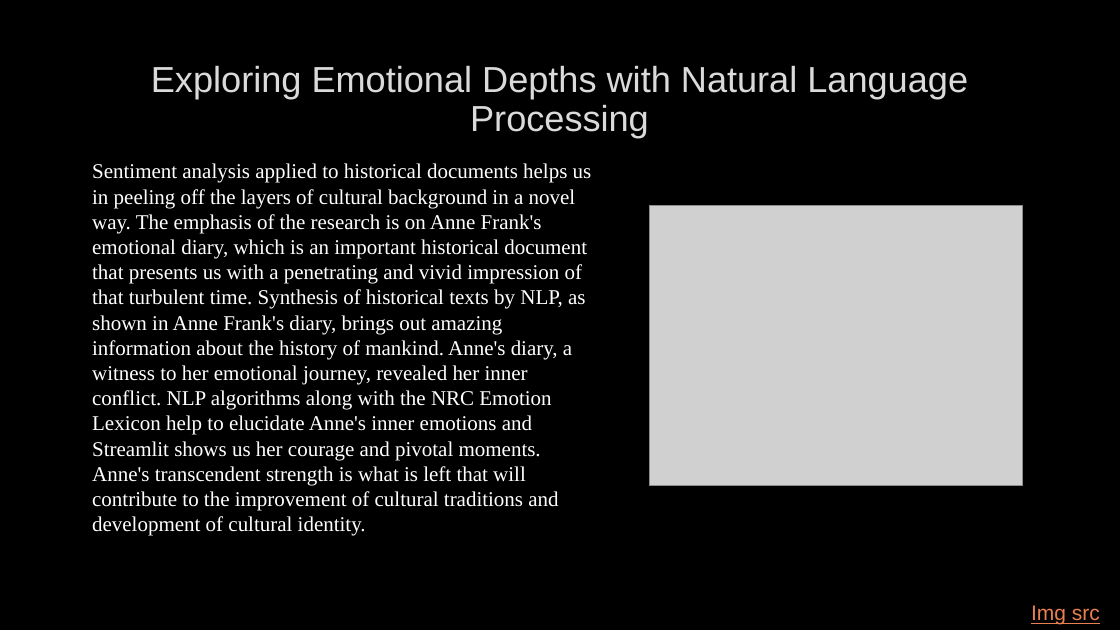
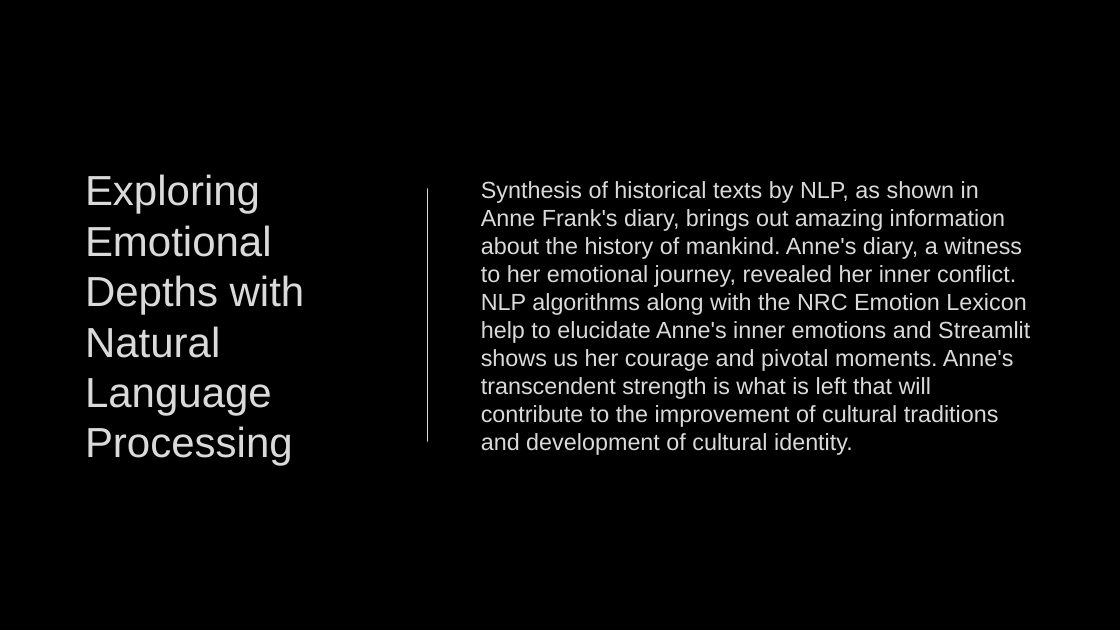
Before and after one commit to SmitaPable/SentimentalAnalysisofAnneFrank, a slide deck: slide 3 of Sentiment analysis of historical text.pptx (slide 2 before the commit). Drawn at 1120x630 pixels with LibreOffice and Linux fonts; fonts in the diff are those of the drawing; grey boxes stand for pictures; background and template pictures are left out. Boxes give left, top, right and bottom in pixels: in the first picture for what was removed or moved away, otherwise in the second. Text is boxed around its words. In the diff, an @@ line names an element or a change of style, - is before the commit and + after.

```diff
--- a/Sentiment analysis of historical text.pptx
+++ b/Sentiment analysis of historical text.pptx
@@ title "Exploring Emotional Depths with Natural ...": place and size @@
-title "Exploring Emotional Depths with Natural ..." at [151, 65, 968, 138]
+title "Exploring Emotional Depths with Natural ..." at [85, 174, 305, 466]
@@ title "Exploring Emotional Depths with Natural ..." at [85, 174, 305, 466]: size 31 to 36 pt; alignment centre to left; line spacing 0.9 to 1 @@
@@ text removed at [92, 163, 592, 536] @@
-Sentiment analysis applied to historical documents helps us in peeling off the layers of cultural background in a novel way. The emphasis of the research is on Anne Frank's emotional diary, which is an important historical document that presents us with a penetrating and vivid impression of that turbulent time. Synthesis of historical texts by NLP, as shown in Anne Frank's diary, brings out amazing information about the history of mankind. Anne's diary, a witness to her emotional journey, revealed her inner conflict. NLP algorithms along with the NRC Emotion Lexicon help to elucidate Anne's inner emotions and Streamlit shows us her courage and pivotal moments. Anne's transcendent strength is what is left that will contribute to the improvement of cultural traditions and development of cultural identity.
@@ line added from (428, 189) to (428, 441), #DADADA 1.5 pt @@
@@ text added at [481, 181, 1030, 455], 20 pt, text #DADADA @@
+Synthesis of historical texts by NLP, as shown in Anne Frank's diary, brings out amazing information about the history of mankind. Anne's diary, a witness to her emotional journey, revealed her inner conflict. NLP algorithms along with the NRC Emotion Lexicon help to elucidate Anne's inner emotions and Streamlit shows us her courage and pivotal moments. Anne's transcendent strength is what is left that will contribute to the improvement of cultural traditions and development of cultural identity.
@@ picture removed at [649, 206, 1023, 486] @@
@@ text removed at [1031, 605, 1100, 625] @@
-Img src
```
Also in this commit, not shown: 1 slide added.
